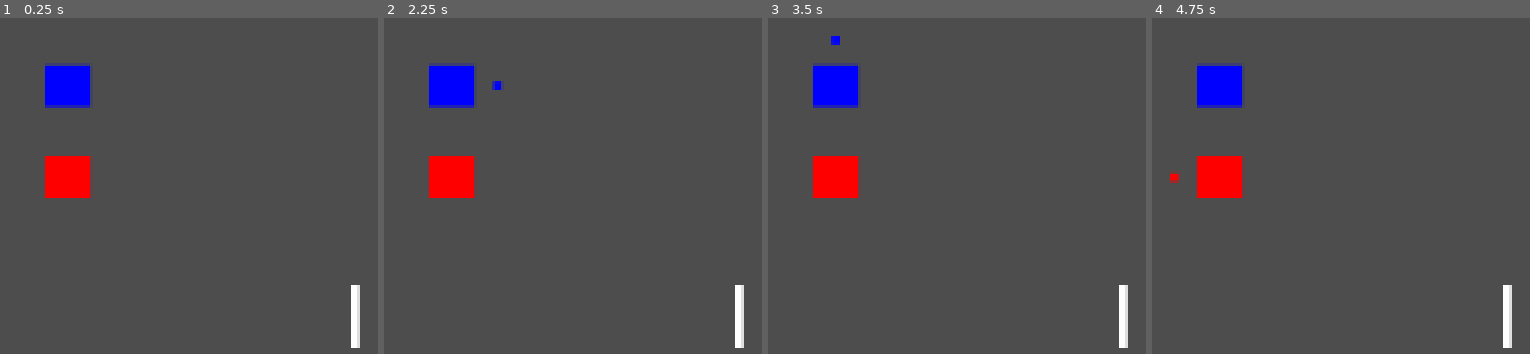
Above: before the commit, frames 1-4 (left to right).
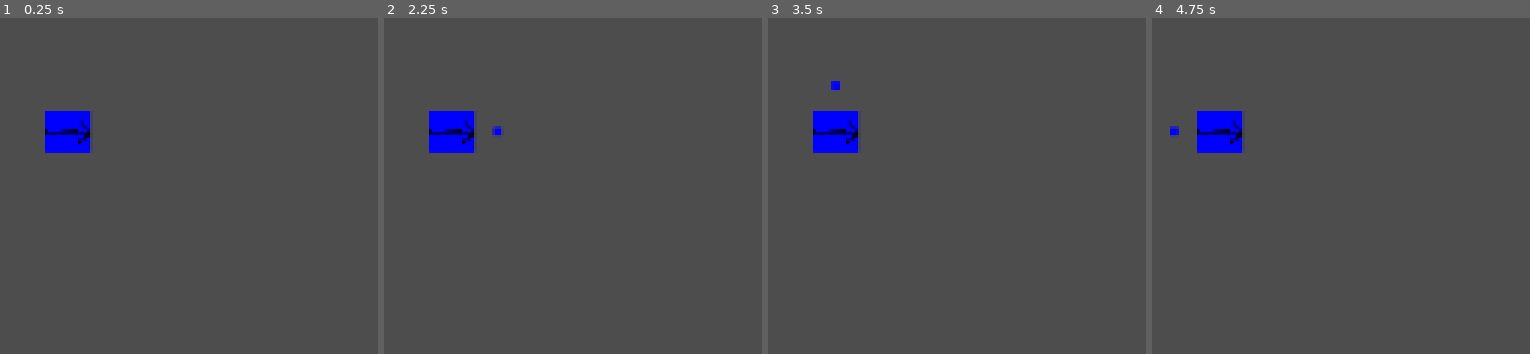
Above: after the commit, the same moments.

Repository: onegm/VectorRacing
Game: Godot game, scene res://scenes/level_1.tscn
Two runs of this game, one before a commit and one after it. Both use one fixed random seed, a clock stepped at 60 frames per second and the inputs below.
Inputs:
- Up to frame 1 (0.25 s): no input
- Up to frame 2 (2.25 s): tap Enter at 0.5 s; tap Left (decrease_x_speed) at 0.6 s; tap R (reset) at 1.25, 2 s; tap Down (decrease_y_speed) at 1.35 s; tap Right (increase_x_speed) at 2.1 s
- Up to frame 3 (3.5 s): tap R (reset) at 2.75 s; tap Up (increase_y_speed) at 2.85 s
- Up to frame 4 (4.75 s): tap R (reset) at 3.5, 4.25 s; tap Space (next_move) at 3.6 s; tap Left (decrease_x_speed) at 4.35 s

The runs differ from the first frame. In frame 1, 5.3% of the frame differs, in the area x 11-96%, y 13-99%; in frame 2, 5.4%; in frame 3, 5.3%; in frame 4, 5.4%.

Commit message:
Adding vector

Diff:
--- a/scenes/racer.tscn
+++ b/scenes/racer.tscn
@@ -3,8 +3,7 @@
 [ext_resource type="PackedScene" uid="uid://uliwcww4icq5" path="res://scenes/vehicle.tscn" id="1_b4x64"]
 [ext_resource type="Script" path="res://scripts/racer.gd" id="1_iypdr"]
 [ext_resource type="PackedScene" uid="uid://by8w4qdkfrt2r" path="res://scenes/target.tscn" id="2_0sto5"]
-
-[sub_resource type="CanvasTexture" id="CanvasTexture_xaw88"]
+[ext_resource type="Texture2D" uid="uid://bqpi82ahkv2gf" path="res://assets/vector.png" id="4_vhq80"]
 
 [node name="Racer" type="Node2D"]
 script = ExtResource("1_iypdr")
@@ -14,6 +13,5 @@
 [node name="Target" parent="." instance=ExtResource("2_0sto5")]
 
 [node name="VelocityVector" type="Sprite2D" parent="."]
-position = Vector2(138, 111)
-scale = Vector2(4.98504, 30.818)
-texture = SubResource("CanvasTexture_xaw88")
+scale = Vector2(0.013, 0.02)
+texture = ExtResource("4_vhq80")
--- a/scripts/level_1.gd
+++ b/scripts/level_1.gd
@@ -14,7 +14,7 @@
 var colors = [Color.BLUE, Color.RED, Color.BLACK, Color.DARK_GREEN]
 
 func _ready():
-	racers = racer_spawner.spawn_racers(2, spawn_point.global_position)
+	racers = racer_spawner.spawn_racers(1, spawn_point.global_position)
 	var i = 0
 	for racer in racers:
 		add_child(racer)
--- a/scripts/racer.gd
+++ b/scripts/racer.gd
@@ -19,6 +19,7 @@
 func move():
 	vehicle.move_to_target(target.global_position)
 	target.set_anchor(target.global_position + vehicle.velocity)
+	velocity_vector.set_global_position(target.global_position)
 
 func reset():
 	vehicle.set_velocity(Vector2.ZERO)
Binary file added: assets/vector.png
Not shown, added: assets/vector.png.import
